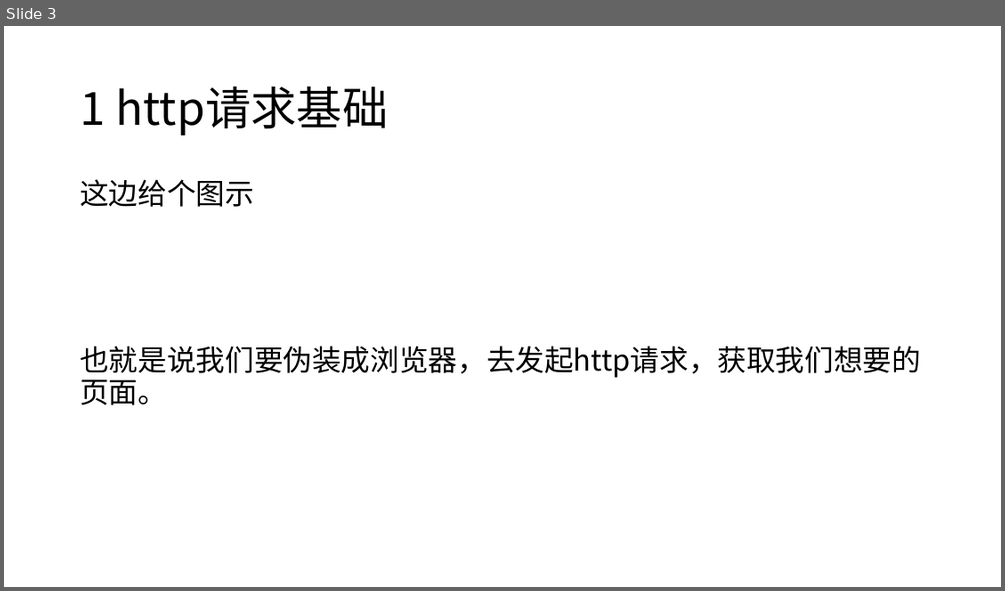
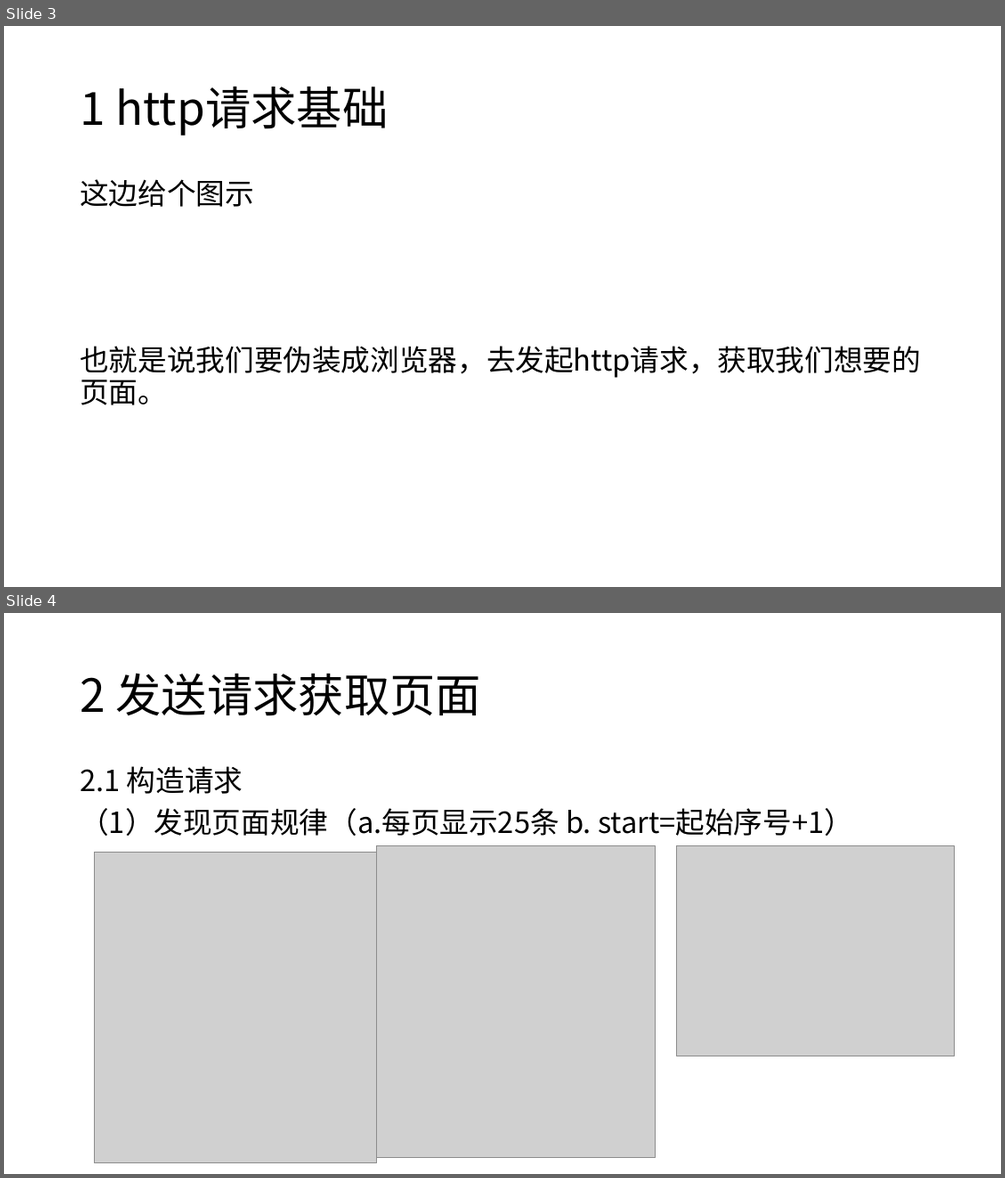
Before and after one commit to linwxin/manman, a slide deck: douban/豆瓣爬取.pptx. Shown one above the other, each under a label of ours: slide 3 before the commit, slides 3 and 4 after it. The pictures are 1005x591 and 1005x1178 pixels, drawn with LibreOffice and Linux fonts; fonts in the diff are those of the drawing; grey boxes stand for pictures. Boxes give left, top, right and bottom in pixels: in the first picture for what was removed or moved away, otherwise in the second. Text is boxed around its words. In the diff, an @@ line names an element or a change of style, - is before the commit and + after.

```diff
--- a/douban/豆瓣爬取.pptx
+++ b/douban/豆瓣爬取.pptx
@@ slide 4 added at (x1=4, y1=613, x2=1001, y2=1174), background #FFFFFF @@
@@ title added at (x1=80, y1=673, x2=481, y2=716), 44 pt, text #000000 @@
+2 发送请求获取页面
@@ text added at (x1=80, y1=766, x2=853, y2=835), 28 pt, text #000000 @@
+2.1 构造请求
+（1）发现页面规律（a.每页显示25条 b. start=起始序号+1）
@@ picture added at (x1=94, y1=852, x2=376, y2=1163) @@
@@ picture added at (x1=377, y1=846, x2=655, y2=1158) @@
@@ picture added at (x1=677, y1=846, x2=955, y2=1056) @@
```
Also in this commit, not shown: 2 slides changed, 1 other slide added, 5 other files.
